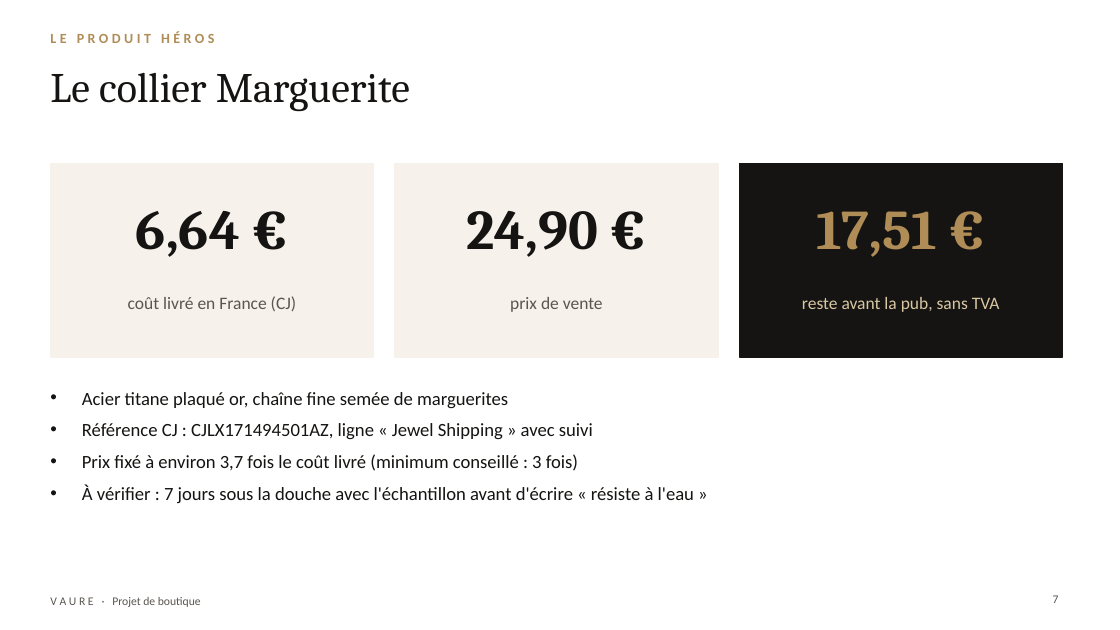
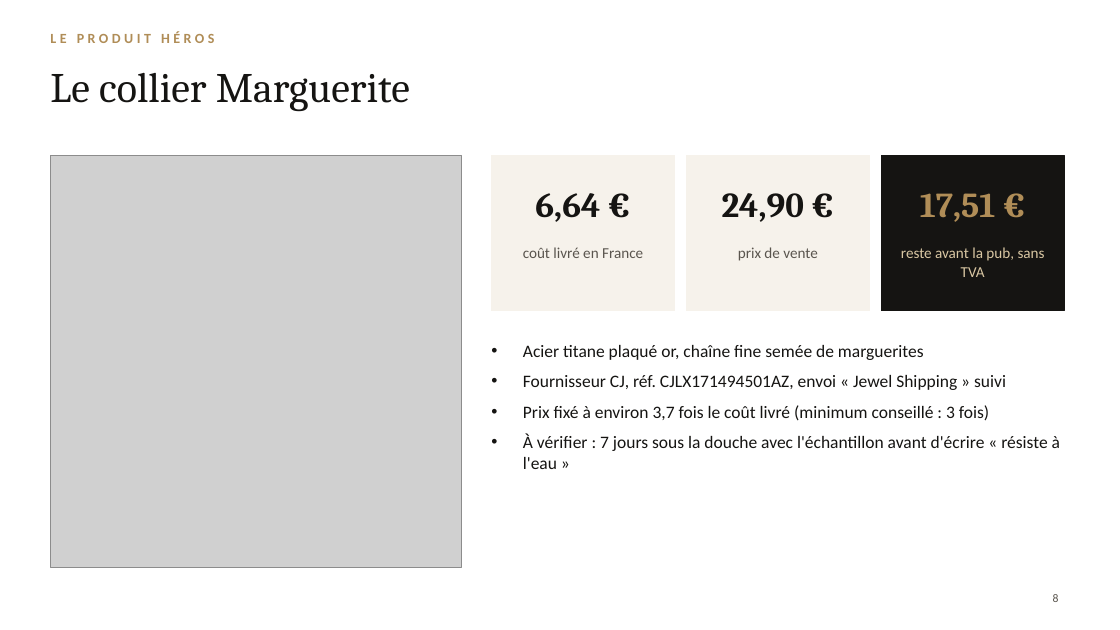
Before and after one commit to jgnrpgn9hd-cmd/Jimy, a slide deck: slide 8 of vaure/presentation/VAURE-presentation.pptx (slide 7 before the commit). Drawn at 1120x630 pixels with LibreOffice and Linux fonts; fonts in the diff are those of the drawing; grey boxes stand for pictures; background and template pictures are left out. Boxes give left, top, right and bottom in pixels: in the first picture for what was removed or moved away, otherwise in the second. Text is boxed around its words. In the diff, an @@ line names an element or a change of style, - is before the commit and + after.

```diff
--- a/vaure/presentation/VAURE-presentation.pptx
+++ b/vaure/presentation/VAURE-presentation.pptx
@@ rectangle removed at [50,164,374,357] @@
@@ picture added at [50,155,462,567] @@
@@ rectangle: place and size @@
-rectangle at [395,164,718,357]
+rectangle at [492,155,675,311]
@@ size 48 to 30 pt in 3 elements at [920,193,996,222], [722,193,805,222], [535,193,600,222] @@
@@ text "6,64 €": place and size @@
-text "6,64 €" at [136,211,240,257]
+text "6,64 €" at [535,193,600,222]
@@ rectangle added at [686,155,870,311], fill #F6F2EB, outline #F6F2EB 1 pt @@
@@ text "24,90 €": place and size @@
-text "24,90 €" at [466,211,598,257]
+text "24,90 €" at [722,193,805,222]
@@ rectangle: place and size @@
-rectangle at [739,164,1063,357]
+rectangle at [881,155,1065,311]
@@ text "17,51 €": place and size @@
-text "17,51 €" at [816,211,937,257]
+text "17,51 €" at [920,193,996,222]
@@ text "coût livré en France" at [523,247,643,258]: vertical alignment middle to top @@
@@ text at [523,247,643,258]: text changed; size 15 to 13 pt @@
-coût livré en France (CJ)
+coût livré en France
@@ text "prix de vente" at [738,247,817,261]: size 15 to 13 pt; vertical alignment middle to top @@
@@ text "prix de vente": place and size @@
-text "prix de vente" at [510,297,603,312]
+text "prix de vente" at [738,247,817,261]
@@ text "reste avant la pub, sans ...": place and size @@
-text "reste avant la pub, sans ..." at [802,297,1000,312]
+text "reste avant la pub, sans ..." at [901,247,1045,277]
@@ text "reste avant la pub, sans ..." at [901,247,1045,277]: size 15 to 13 pt; vertical alignment middle to top @@
@@ text "Acier titane plaqué or, chaîne ...": place and size @@
-text "Acier titane plaqué or, chaîne ..." at [82,392,694,503]
+text "Acier titane plaqué or, chaîne ..." at [523,345,1060,469]
@@ text at [523,345,1060,469]: size 16 to 15 pt in "Acier titane plaqué or, chaîne fine semée ...", "Prix fixé à environ 3,7 fois le ...", "À vérifier : 7 jours sous la ..." @@
@@ text at [523,375,1006,390]: text changed; size 16 to 15 pt @@
-• Référence CJ : CJLX171494501AZ, ligne « Jewel Shipping » avec suivi
+• Fournisseur CJ, réf. CJLX171494501AZ, envoi « Jewel Shipping » suivi
@@ text removed at [50,597,201,607] @@
-V A U R E · Projet de boutique
@@ page number at [1053,594,1059,602]: text changed @@
-7
+8
```
Also in this commit, not shown: 10 other slides changed, 2 slides added, 1 slide removed, 20 other files.
